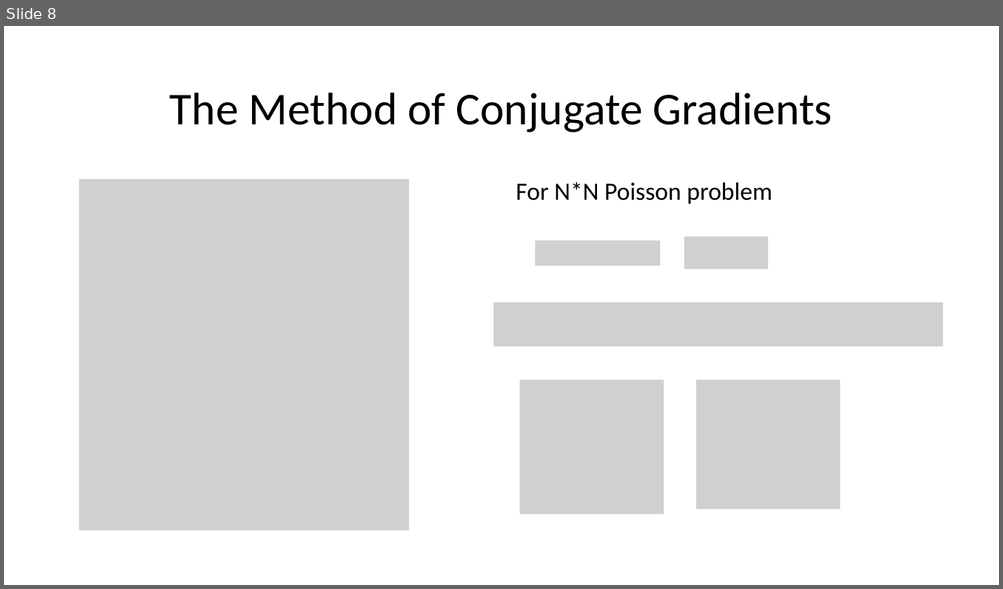
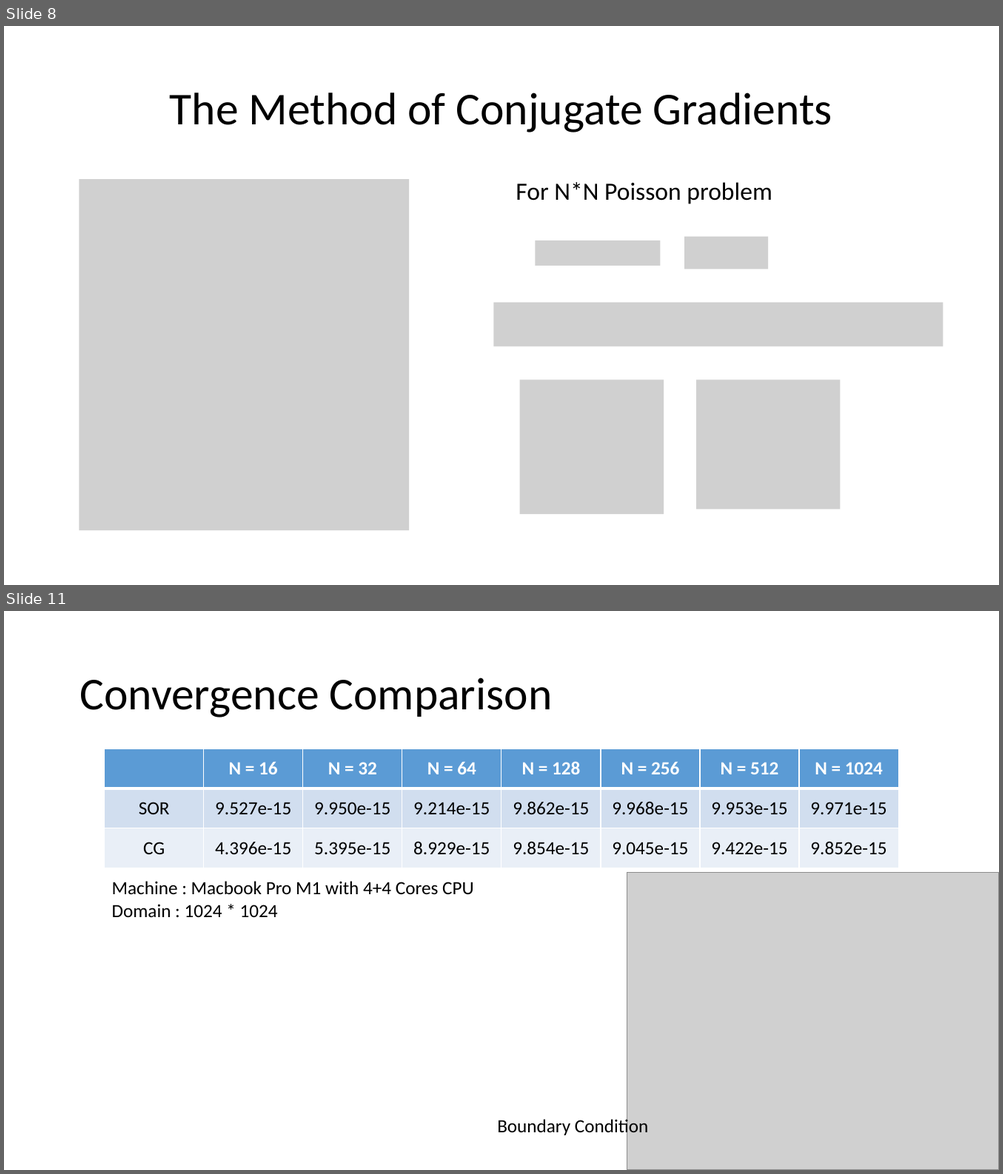
Before and after one commit to Jun7414/Conjugate-Gradient-Poisson-Solver, a slide deck: Final Project - Conjugate Gradient method.pptx. Shown one above the other, each under a label of ours: slide 8 before the commit, slides 8 and 11 after it; the slides between them are not shown. The pictures are 1003x589 and 1003x1174 pixels, drawn with LibreOffice and Linux fonts; fonts in the diff are those of the drawing; grey boxes stand for pictures. Boxes give left, top, right and bottom in pixels: in the first picture for what was removed or moved away, otherwise in the second. Text is boxed around its words. In the diff, an @@ line names an element or a change of style, - is before the commit and + after.

```diff
--- a/Final Project - Conjugate Gradient method.pptx
+++ b/Final Project - Conjugate Gradient method.pptx
@@ slide 11 added at [4, 611, 999, 1170], background #FFFFFF @@
@@ title added at [79, 678, 552, 718], 44 pt, text #000000 @@
+Convergence Comparison
@@ table added at [105, 749, 899, 869], 3 rows, 8 columns @@
+ | N = 16 | N = 32 | N = 64 | N = 128 | N = 256 | N = 512 | N = 1024
+SOR | 9.527e-15 | 9.950e-15 | 9.214e-15 | 9.862e-15 | 9.968e-15 | 9.953e-15 | 9.971e-15
+CG | 4.396e-15 | 5.395e-15 | 8.929e-15 | 9.854e-15 | 9.045e-15 | 9.422e-15 | 9.852e-15
@@ picture added at [626, 873, 999, 1170] @@
@@ text added at [112, 881, 474, 917], 18 pt, text #000000 @@
+Machine : Macbook Pro M1 with 4+4 Cores CPU
+Domain : 1024 * 1024
@@ text added at [497, 1117, 648, 1137], 18 pt, text #000000 @@
+Boundary Condition
```
Also in this commit, not shown: 2 other slides added, 1 slide removed, 9 other files.
